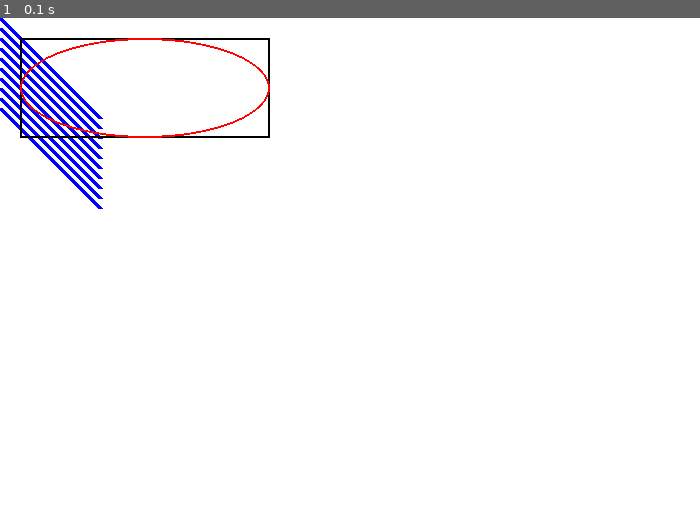
Above: before the commit, frame 1.
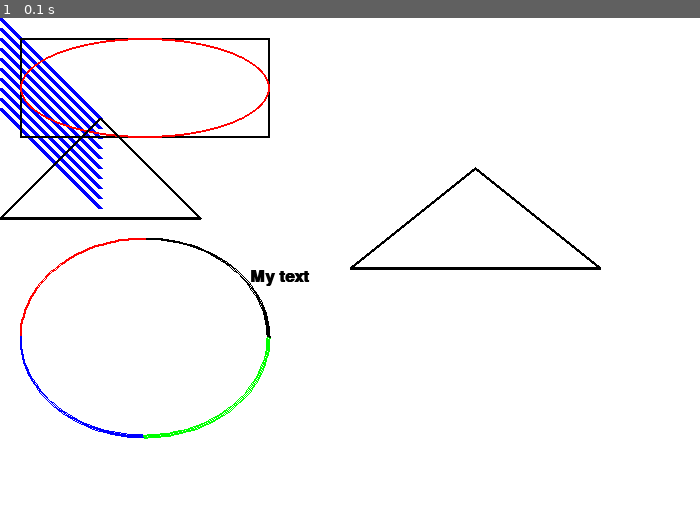
Above: after the commit, the same moment.

Repository: Bmcentee148/PygameTutorials
Game: pygame game, started from simple_graphics_demo.py
Same seed, same stepped clock (60 frames per second), same inputs: the game is played once before the commit and once after it.
Inputs:
- Up to frame 1 (0.1 s): no input

The runs differ from the first frame. In frame 1, 1.5% of the frame differs, in the area x 0-86%, y 20-85%.

Commit message:
Finish 'simple_graphics.py' and 'ball_bounce.py'

Diff:
--- /dev/null
+++ b/ball_bounce.py
@@ -0,0 +1,36 @@
+import sys
+import pygame
+
+pygame.init()
+
+BLACK = (0, 0, 0)
+
+width = 640
+height = 480
+size = width, height
+
+speed = [4, 4]
+
+screen = pygame.display.set_mode(size)
+
+ball = pygame.image.load('ball.bmp')
+ball_rect = ball.get_rect()
+
+while True :
+    for event in pygame.event.get() :
+        if event.type == pygame.QUIT :
+            sys.exit(0)
+
+
+    ball_rect = ball_rect.move(speed)
+
+    if ball_rect.left < 0 or ball_rect.right > width :
+        speed[0] = -1 * speed[0]
+    if ball_rect.top < 0 or ball_rect.bottom > height :
+        speed[1] = -1 * speed[1]
+
+    screen.fill(BLACK)
+    screen.blit(ball, ball_rect)
+    pygame.display.flip()
+
+pygame.quit()
--- a/simple_graphics_demo.py
+++ b/simple_graphics_demo.py
@@ -9,6 +9,8 @@
 BLUE = (0, 0, 255)
 GREEN = (0, 255, 0)
 RED = (255, 0, 0)
+
+PI = 3.141592653
 
 pygame.init()
 
@@ -50,10 +52,33 @@
     # Draw an ellipse using a rectangle as the outside boundaries
     pygame.draw.ellipse(screen, RED, [20,20,250,100], 2)
 
-    # ----- Update Screen With What Was Drawn
+    # Draw an ellipse via 4 arcs. Use radians to determine which part.
+    pygame.draw.arc(screen, BLACK, [20,220,250,200], 0, PI / 2, 2)
+    pygame.draw.arc(screen, RED, [20,220,250,200], PI / 2, PI , 2)
+    pygame.draw.arc(screen, BLUE, [20,220,250,200], PI, 3 * PI / 2, 2)
+    pygame.draw.arc(screen, GREEN, [20,220,250,200], 3 * PI / 2, 2 * PI, 2)
+
+    # Draw a triangle using the polygon function
+    pygame.draw.polygon(screen, BLACK, [[350,250],[600,250],[475,150]], 3)
+
+    pygame.draw.polygon(screen, BLACK, [[100,100],[0,200],[200,200]], 3)
+
+    # Select font to use, size, bold, italics
+    font = pygame.font.SysFont('Calibiri',25,True,False)
+
+    # Render the text. "True" means anti-aliased text.
+    # Black is the color. This creates an image of the
+    # letters, but does not put it on the screen
+    text = font.render("My text", True, BLACK)
+
+    # Put the image of the text on the screen at 250x250
+    screen.blit(text, [250,250])
+
+    # Update Screen With What Was Drawn
+    # This MUST happen after all of the drawing commands
     pygame.display.flip()
 
-    # ----- Limit to 60 frames a second
+    # Limit to 60 frames a second, otherwise we will all of cpu we can
     clock.tick(60)
 
 # Close the window and quit
Binary file added: ball.bmp
